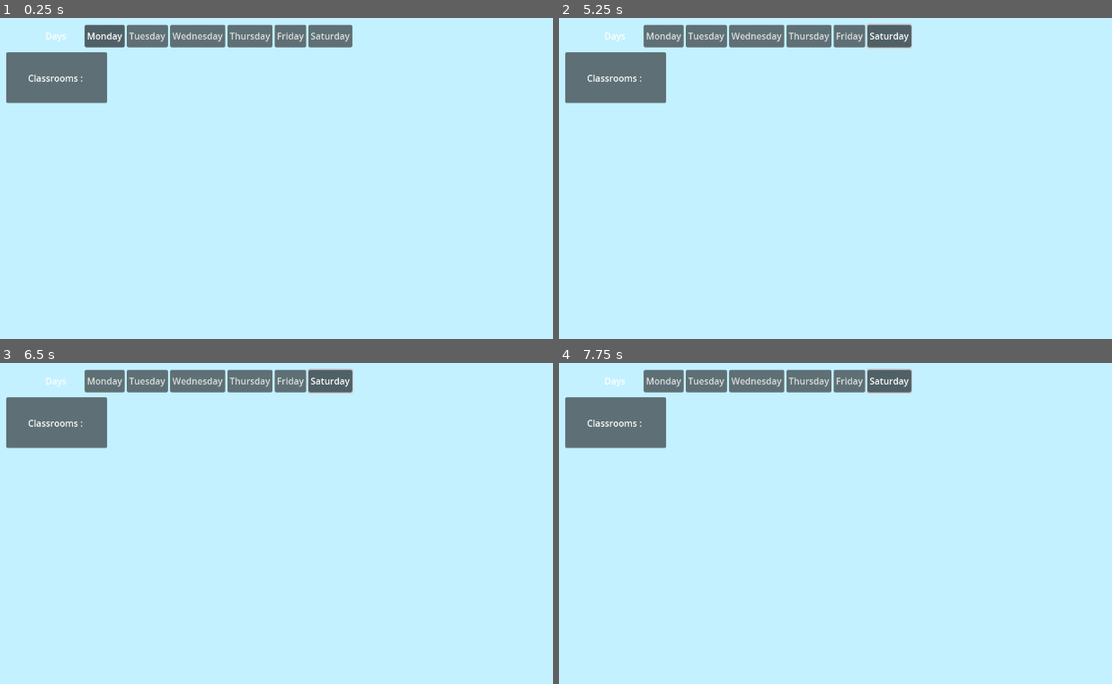
Above: before the commit, frames 1-4 (two rows, left to right).
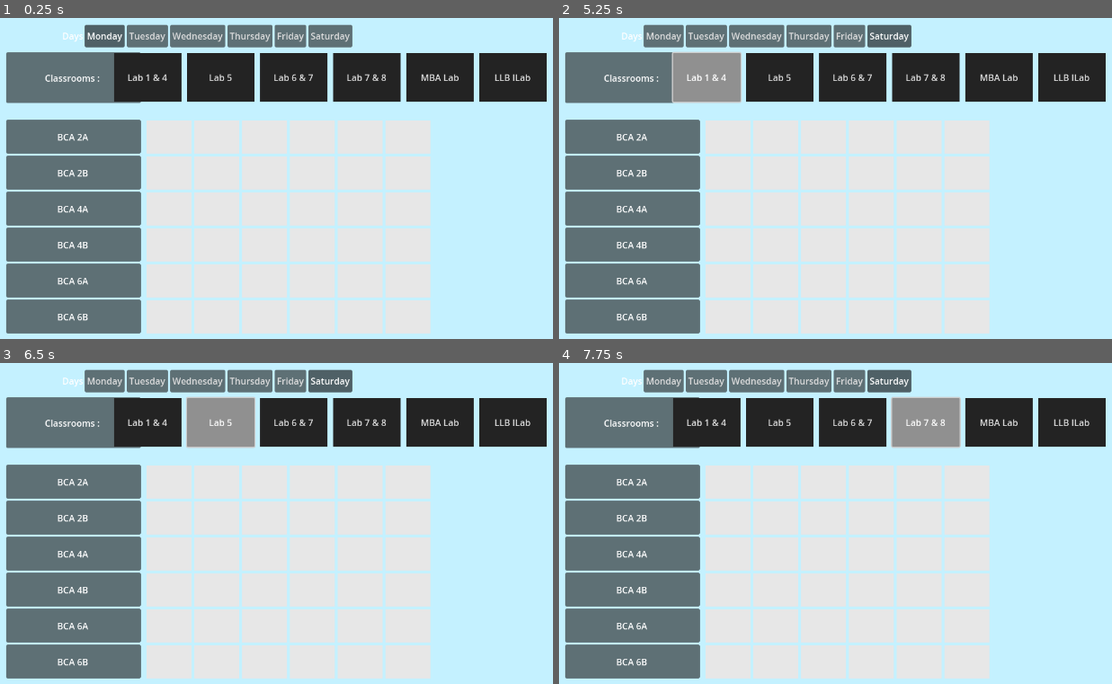
Above: after the commit, the same moments.

Repository: randomhimalayanguy/TimeTableBuilder
Game: Godot game, scene res://Scene/batch.tscn
Two runs of this game, one before a commit and one after it. Both use one fixed random seed, a clock stepped at 60 frames per second and the inputs below.
Inputs (mouse positions are in pixels of both pictures, inside the frame that each line leads up to):
- Up to frame 1 (0.25 s): no input
- Up to frame 2 (5.25 s): click "Monday" at 0.5 s; click "Tuesday" at 1.25 s; click "Wednesday" at 2 s; click "Thursday" at 2.75 s; click "Friday" at 3.5 s; click "Saturday" at 4.25 s; click (708, 78) at 5 s, where only the run after the commit has a clickable "Lab 1 & 4"
- Up to frame 3 (6.5 s): click (221, 423) at 5.75 s, where only the run after the commit has a clickable "Lab 5"
- Up to frame 4 (7.75 s): click (852, 423) at 6.5 s, where only the run after the commit has a clickable "Lab 6 & 7"; click (923, 423) at 7.25 s, where only the run after the commit has a clickable "Lab 7 & 8"

The runs differ from the first frame. In frame 1, 57% of the frame differs, in the area x 1-99%, y 4-99%; in frame 2, 57%; in frame 3, 57%, in the area x 1-99%, y 1-99%; in frame 4, 57%.

Commit message:
Adding collision check to individual scripts

Diff:
--- a/Scene/batch.tscn
+++ b/Scene/batch.tscn
@@ -15,6 +15,9 @@
 grow_horizontal = 2
 grow_vertical = 2
 script = ExtResource("1_ke485")
+total_periods = 6
+classrooms = Array[String](["Lab 1 & 4", "Lab 5", "Lab 6 & 7", "Lab 7 & 8", "MBA Lab", "LLB lLab"])
+classes = Array[String](["BCA 2A", "BCA 2B", "BCA 4A", "BCA 4B", "BCA 6A", "BCA 6B"])
 
 [node name="PanelContainer" type="PanelContainer" parent="."]
 layout_mode = 1
--- a/Scene/classroom_btn.tscn
+++ b/Scene/classroom_btn.tscn
@@ -1,6 +1,7 @@
-[gd_scene load_steps=4 format=3 uid="uid://cxvp1o5sdh1y1"]
+[gd_scene load_steps=5 format=3 uid="uid://cxvp1o5sdh1y1"]
 
 [ext_resource type="ButtonGroup" uid="uid://cdc1glifeq5pn" path="res://extras/classroom_btn_group.tres" id="1_bw4ig"]
+[ext_resource type="Script" uid="uid://biio3m04qonlb" path="res://Scripts/classroom_prefab.gd" id="2_3h2bh"]
 
 [sub_resource type="StyleBoxFlat" id="StyleBoxFlat_s4sk1"]
 bg_color = Color(0.56416, 0.56416, 0.56416, 1)
@@ -17,3 +18,4 @@
 toggle_mode = true
 button_group = ExtResource("1_bw4ig")
 text = "Lab 1 & 4"
+script = ExtResource("2_3h2bh")
--- a/Scripts/batch.gd
+++ b/Scripts/batch.gd
@@ -1,101 +1,102 @@
-#extends Control
-#
-#
-#var class_prefab = preload("res://Scene/class.tscn")
-#@onready var vbox_classes = $MarginContainer/MainVBox/VBoxContainer
-#@onready var classrooms_panel = $MarginContainer/MainVBox/classrooms
-#@onready var day_panel = $MarginContainer/MainVBox/Days
-#
-##var schd : Array[String]
-#var classroom_scd : Dictionary[String, Dictionary] = {}
-#
-## Stores current classroom
-#var classroom_detail : String
-#
-## Stores current day
-#var cur_day := "Monday"
-#
-#var days : Array
-#
-## total number of periods
-#@export var total_periods := 4
-#
-## array of classrooms -> 110, 112, 101, etc.
-#@export var classrooms : Array[String]
-## array of classes -> BCA 2A, BCA 4A, etc.
-#@export var classes : Array[String]
-#
-#
-#func _ready() -> void:
-	#add_classes()
-	#add_classrooms()
-	#set_classroom("")
-	#day_panel.connect("day_selected", set_day)
-	#days = day_panel.get_days()
-	#for i in days:
-		#classroom_scd[i] = {}
-#
-#
-## pass classroom array to the classroom panel and connects with it's signal
-#func add_classrooms():
-	#classrooms_panel.set_classrooms(classrooms)
-	#classrooms_panel.connect("classroom_selected", set_classroom)
-#
-#
-#func set_day(day):
-	#cur_day = day
-	#print("Day " + cur_day)
-#
-#
-## add classes based on classes array
-#func add_classes():
-	#for i in range(len(classes)):
-		## Creating and adding a new class
-		#var _class = class_prefab.instantiate()
-		#vbox_classes.add_child(_class)
-		## setting name of that class using classes array
-		#_class.set_label_name(classes[i])
-		## setting total number of periods
-		#_class.set_periods(total_periods)
-		#
-		## connecting with period_chosen signal and calling class_and_period func and passing
-		## i -> index and _class object
-		#_class.connect("period_chosen", class_and_period.bind(i, _class))
-#
-#
-## when classroom btn is pressed, we store that classroom detail
-#func set_classroom(classroom : String):
-	#classroom_detail = classroom if classroom != classroom_detail else ""
-	##if classroom_detail == "":
-		##for classes in vbox_classes.get_children():
-			##classes.disable_btns()
-	##else:
-		##for classes in vbox_classes.get_children():
-			##classes.enable_btns()
-			##if classroom_scd[cur_day].has(classroom_detail):
-				##classes.disable_clashes(classroom_scd[cur_day][classroom_detail])
-	#print(classroom_detail)
-#
-#
-## when period_chosen signal occur
-## period -> already passed with period_chosen signal, cur_class (index) and _class obj is passed here
-#func class_and_period(period, cur_class, _class):
-	## detail string
-	#var x = classes[cur_class] + " " +str(period+1) + " " + classroom_detail
-	#
-	#if classroom_detail != "":
-		#if not classroom_scd[cur_day].has(classroom_detail):
-			#classroom_scd[cur_day][classroom_detail] = []
-		#
-		#if period not in classroom_scd[cur_day][classroom_detail]:
-			#classroom_scd[cur_day][classroom_detail].append(period)
-			#_class.set_classroom(classroom_detail)
-			##for classes in vbox_classes.get_children():
-				##classes.disable_clashes(classroom_scd[cur_day][classroom_detail])
-			#print(x)
-	#
-#
-#
-## Make changes here, check collision in class.gd and classroom.gd
-##func class_and_period(period, cur_lass, _class):
-	##pass
+extends Control
+
+
+var class_prefab = preload("res://Scene/class.tscn")
+@onready var vbox_classes = $MarginContainer/MainVBox/VBoxContainer
+@onready var classrooms_panel = $MarginContainer/MainVBox/classrooms
+@onready var day_panel = $MarginContainer/MainVBox/Days
+
+#var schd : Array[String]
+var classroom_scd : Dictionary[String, Dictionary] = {}
+
+# Stores current classroom
+var classroom_detail : String
+var cur_classroom = null
+
+# Stores current day
+var cur_day := "Monday"
+
+var days : Array
+
+# total number of periods
+@export var total_periods := 4
+
+# array of classrooms -> 110, 112, 101, etc.
+@export var classrooms : Array[String]
+# array of classes -> BCA 2A, BCA 4A, etc.
+@export var classes : Array[String]
+
+
+func _ready() -> void:
+	add_classes()
+	add_classrooms()
+	set_classroom("")
+	day_panel.connect("day_selected", set_day)
+	days = day_panel.get_days()
+	for i in days:
+		classroom_scd[i] = {}
+
+
+# pass classroom array to the classroom panel and connects with it's signal
+func add_classrooms():
+	classrooms_panel.set_classrooms(classrooms)
+	classrooms_panel.connect("classroom_selected", set_classroom)
+
+
+func set_day(day):
+	cur_day = day
+	print("Day " + cur_day)
+
+
+# add classes based on classes array
+func add_classes():
+	for i in range(len(classes)):
+		# Creating and adding a new class
+		var _class = class_prefab.instantiate()
+		vbox_classes.add_child(_class)
+		# setting name of that class using classes array
+		_class.set_label_name(classes[i])
+		# setting total number of periods
+		_class.set_periods(total_periods)
+
+		# connecting with period_chosen signal and calling class_and_period func and passing
+		# i -> index and _class object
+		_class.connect("period_chosen", class_and_period.bind(i, _class))
+
+
+# when classroom btn is pressed, we store that classroom detail
+func set_classroom(classroom : String):
+	classroom_detail = classroom if classroom != classroom_detail else ""
+	#if classroom_detail == "":
+		#for classes in vbox_classes.get_children():
+			#classes.disable_btns()
+	#else:
+		#for classes in vbox_classes.get_children():
+			#classes.enable_btns()
+			#if classroom_scd[cur_day].has(classroom_detail):
+				#classes.disable_clashes(classroom_scd[cur_day][classroom_detail])
+	print(classroom_detail)
+
+
+# when period_chosen signal occur
+# period -> already passed with period_chosen signal, cur_class (index) and _class obj is passed here
+func class_and_period(period, cur_class, _class):
+	# detail string
+	var x = classes[cur_class] + " " +str(period+1) + " " + classroom_detail
+
+	if classroom_detail != "":
+		if not classroom_scd[cur_day].has(classroom_detail):
+			classroom_scd[cur_day][classroom_detail] = []
+
+		if period not in classroom_scd[cur_day][classroom_detail]:
+			classroom_scd[cur_day][classroom_detail].append(period)
+			_class.set_classroom(classroom_detail)
+			#for classes in vbox_classes.get_children():
+				#classes.disable_clashes(classroom_scd[cur_day][classroom_detail])
+			print(x)
+
+
+
+# Make changes here, check collision in class.gd and classroom.gd
+#func class_and_period(period, cur_lass, _class):
+	#pass
--- a/Scripts/class.gd
+++ b/Scripts/class.gd
@@ -1,81 +1,81 @@
-#extends Panel
-#
-## label -> class name (like BCA 2 A)
-#@onready var label := $Label
-#@onready var hor_box := $HBoxContainer
-#
-## stores the text passed using set_classroom function
-#var btn_text := ""
-#
-#var total_classes := 4
-#
-## loading period_btn prefab
-#var period_btn = preload("res://Scene/period_button.tscn")
-#
-## for re-emitting the signal
-#signal period_chosen
-#
-#
-#var scd := {}
-#var days = ["Monday", "Tuesday", "Wednesday", "Thursday", "Friday", "Saturday"]
-#
-#func _ready():
-	#for day in days:
-		#scd[day] = {}
-#
-#
-## to create as many period_btn as there are periods, called by batch.gd
-#func set_periods(total_periods):
-	#for i in range(total_periods):
-		## creating btn object and adding it
-		#var btn = period_btn.instantiate() as Button
-		#hor_box.add_child(btn)
-		#
-		## call _chosen func when button is pressed, pass current button index and the button itself
-		#btn.pressed.connect(_chosen.bind(i, btn))
-#
-#
-## called by batch.gd
-#func set_label_name(name=""):
-	#label.text = name
-#
-#
-## after listening to the signal, batch.gd, call this function (2)
-#func set_classroom(name_class):
-	#btn_text = name_class
-#
-#
-#func disable_btns():
-	#for btn in hor_box.get_children():
-		#btn.disabled = true
-#
-#func enable_btns():
-	#for btn in hor_box.get_children():
-		#btn.disabled = false
-#
-#
-#func disable_clashes(arr : Array):
-	#for i in range(hor_box.get_child_count()):
-		#if i in arr and hor_box.get_child(i).text == "":
-			#hor_box.get_child(i).disabled = true
-#
-#
-#
-#func check_collision(day:String, period, classroom:String):
-	#if period in scd[day]:
-		#return true
-	#return false
-#
-#
-#func set_scd(day:String, period, classroom:String):
-	#scd[day] = {period : classroom}
-#
-#
-## when button is pressed, emit the period_chosen signal and index of the button
-#func _chosen(i, btn:Button):
-	## the signal is emitted (1)
-	#period_chosen.emit(i)
-	## after set_classroom func is called, we change text of button (3)
-	#btn.text = btn_text
-	#total_classes -= 1
-	#btn_text = ""
+extends Panel
+
+# label -> class name (like BCA 2 A)
+@onready var label := $Label
+@onready var hor_box := $HBoxContainer
+
+# stores the text passed using set_classroom function
+var btn_text := ""
+
+var total_classes := 4
+
+# loading period_btn prefab
+var period_btn = preload("res://Scene/period_button.tscn")
+
+# for re-emitting the signal
+signal period_chosen
+
+
+var scd := {}
+var days = ["Monday", "Tuesday", "Wednesday", "Thursday", "Friday", "Saturday"]
+
+func _ready():
+	for day in days:
+		scd[day] = {}
+
+
+# to create as many period_btn as there are periods, called by batch.gd
+func set_periods(total_periods):
+	for i in range(total_periods):
+		# creating btn object and adding it
+		var btn = period_btn.instantiate() as Button
+		hor_box.add_child(btn)
+
+		# call _chosen func when button is pressed, pass current button index and the button itself
+		btn.pressed.connect(_chosen.bind(i, btn))
+
+
+# called by batch.gd
+func set_label_name(name=""):
+	label.text = name
+
+
+# after listening to the signal, batch.gd, call this function (2)
+func set_classroom(name_class):
+	btn_text = name_class
+
+
+func disable_btns():
+	for btn in hor_box.get_children():
+		btn.disabled = true
+
+func enable_btns():
+	for btn in hor_box.get_children():
+		btn.disabled = false
+
+
+func disable_clashes(arr : Array):
+	for i in range(hor_box.get_child_count()):
+		if i in arr and hor_box.get_child(i).text == "":
+			hor_box.get_child(i).disabled = true
+
+
+
+func is_valid(day:String, period, classroom:String):
+	if scd[day][period] == null and total_classes > 0:
+		return true
+	return false
+
+
+func set_scd(day:String, period, classroom:String):
+	scd[day] = {period : classroom}
+
+
+# when button is pressed, emit the period_chosen signal and index of the button
+func _chosen(i, btn:Button):
+	# the signal is emitted (1)
+	period_chosen.emit(i)
+	# after set_classroom func is called, we change text of button (3)
+	btn.text = btn_text
+	total_classes -= 1
+	btn_text = ""
--- /dev/null
+++ b/Scripts/classroom_prefab.gd
@@ -0,0 +1,16 @@
+extends Button
+
+var scd := {}
+
+var days = ["Monday", "Tuesday", "Wednesday", "Thursday", "Friday", "Saturday"]
+
+func _ready():
+	for day in days:
+		scd[day] = {}
+
+
+
+func is_valid(day, period):
+	if scd[day][period] == null:
+		return true
+	return false
--- a/Scripts/classrooms.gd
+++ b/Scripts/classrooms.gd
@@ -9,14 +9,7 @@
 
 signal classroom_selected
 
-var days = ["Monday", "Tuesday", "Wednesday", "Thursday", "Friday", "Saturday"]
-
-var scd := {}
-
-
-func _ready():
-	for day in days:
-		scd[day] = {}
+var cur_classroom = null
 
 
 # This function is called by batch.gd _ready() function
@@ -34,20 +27,16 @@
 		btn.button_group = classroom_group
 
 		# Connecting the button's pressed signal, with a function _chosen and using .bind() to pass arg
-		btn.pressed.connect(_chosen.bind(classroom_no))
+		btn.pressed.connect(_chosen.bind(classroom_no, btn, i))
 
 
+func is_valid(day, period):
+	if cur_classroom != null:
+		return cur_classroom.is_valid(day, period)
+	return false
 
-#func check_collision(day:String, period, classname:String):
-	#if period in scd[day]:
-		#return true
-	#return false
-#
-#
-#func set_scd(day:String, period, classname:String):
-	#scd[day] = {period:classname}
-#
-#
+
 # When btn is pressed, emit the signal along with classroom_no
-func _chosen(classroom_no):
-	classroom_selected.emit(classroom_no)
+func _chosen(classroom_no, classroom, i):
+	cur_classroom = classroom
+	classroom_selected.emit(classroom_no, i)
--- a/project.godot
+++ b/project.godot
@@ -13,7 +13,7 @@
 config/name="TimeTableBuilder"
 run/main_scene="res://Scene/batch.tscn"
 config/features=PackedStringArray("4.4", "Forward Plus")
-config/icon="res://icon.svg"
+config/icon="res://extras/icon.svg"
 
 [display]
 
Not shown, added: Scripts/classroom_prefab.gd.uid
Renamed: Screenshot 2025-03-10 213928.png -> extras/Screenshot 2025-03-10 213928.png
Not shown, changed: extras/Screenshot 2025-03-10 213928.png.import
Renamed: icon.svg -> extras/icon.svg
Not shown, changed: extras/icon.svg.import
